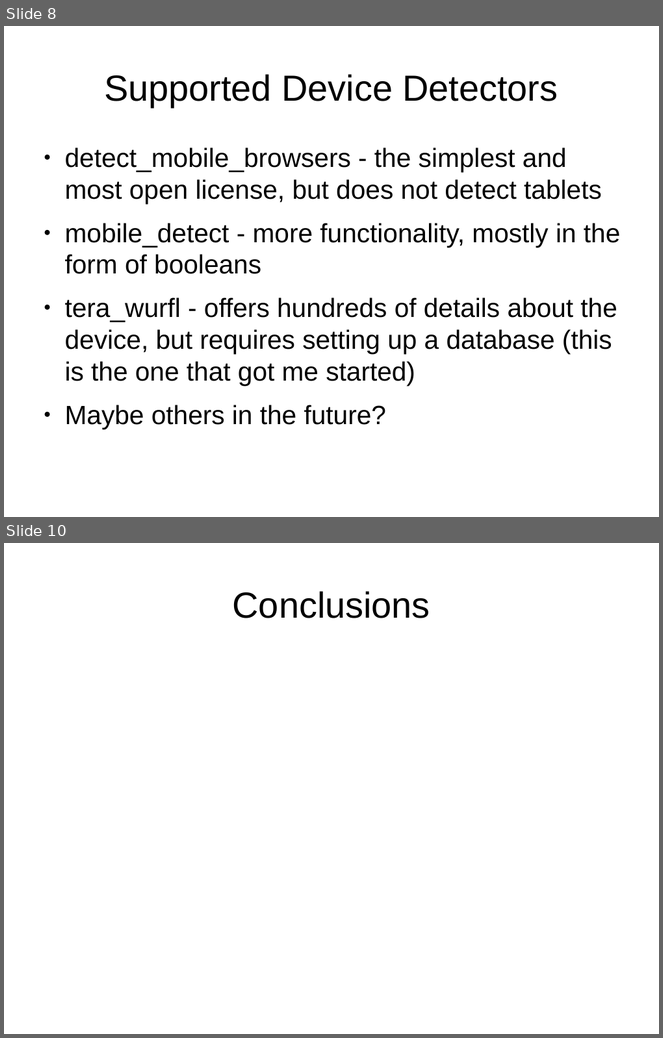
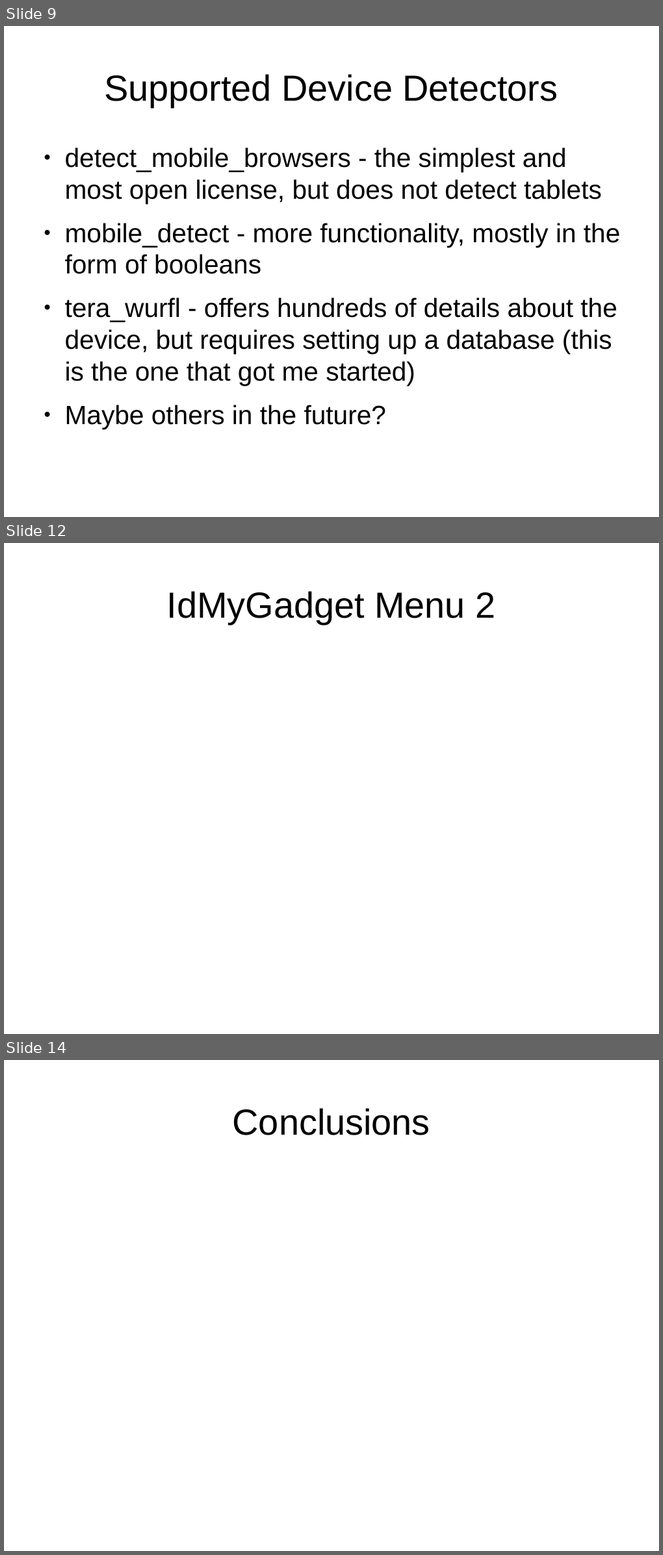
Before and after one commit to tomwhartung/jmws_accoutrements, a slide deck: presentations/2015_09-Joomla/Device_Detection-In_Protostar_and_Beez3.odp. Shown one above the other, each under a label of ours: slides 8 and 10 before the commit, slides 9, 12 and 14 after it; the slides between them are not shown. The pictures are 663x1038 and 663x1555 pixels, drawn with LibreOffice and Linux fonts; fonts in the diff are those of the drawing. Boxes give left, top, right and bottom in pixels: in the first picture for what was removed or moved away, otherwise in the second. Text is boxed around its words. In the diff, an @@ line names an element or a change of style, - is before the commit and + after.

```diff
--- a/presentations/2015_09-Joomla/Device_Detection-In_Protostar_and_Beez3.odp
+++ b/presentations/2015_09-Joomla/Device_Detection-In_Protostar_and_Beez3.odp
@@ slide 12 added at (4,543,659,1034), background #FFFFFF @@
@@ title added at (167,591,495,624), 44 pt, text #000000 @@
+IdMyGadget Menu 2
@@ what was slide 8 is now slide 9 @@
@@ what was slide 10 is now slide 14 @@
```
Also in this commit, not shown: 2 slides changed, 4 other slides added.
